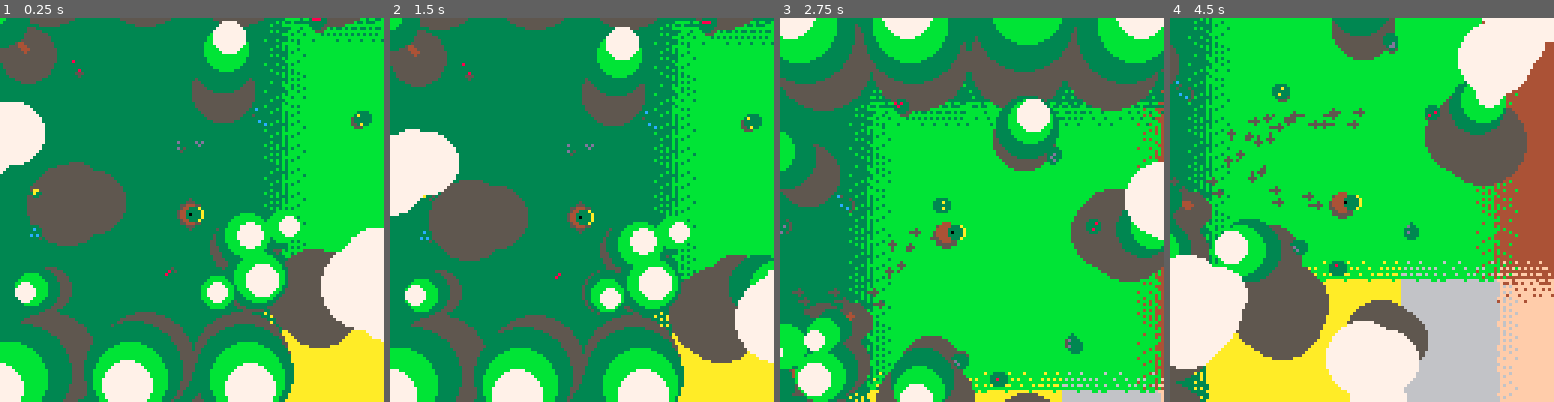
Above: before the commit, frames 1-4 (left to right).
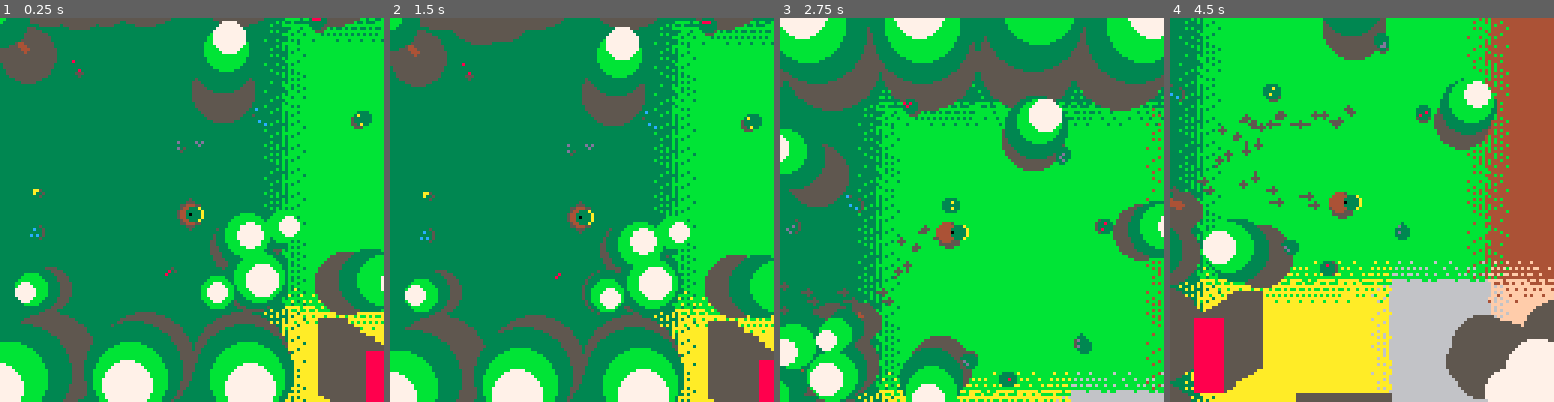
Above: after the commit, the same moments.

Repository: seleb/DuckDuckOnTheLoose
Game: PICO-8 cartridge forest.p8
Two runs of this game, one before a commit and one after it. Both use one fixed random seed, a clock stepped at 60 frames per second and the inputs below.
Inputs:
- Up to frame 1 (0.25 s): no input
- Up to frame 2 (1.5 s): no input
- Up to frame 3 (2.75 s): hold Right 1.6-2.1 s; hold Up 2.15-2.42 s; hold Right from 2.47 s (still down)
- Up to frame 4 (4.5 s): release Right at 3.03 s; hold Left 3.08-3.58 s; hold Down 3.63-3.97 s; hold Right from 4.02 s (still down)

The runs differ from the first frame. In frame 1, 15% of the frame differs, in the area x 0-100%, y 0-100%; in frame 2, 14%; in frame 3, 27%; in frame 4, 40%.

Commit message:
buildings + map update
-buildings generated on yellow cells
-buildings occassionaly generated on plain cells (only if no bushes or
trees)
-"city" portion of map fleshed out with buildings, more roads, and a
couple parks
-lake deep water changed to island, surrounding terrain populated a bit

Diff:
--- a/forest.p8
+++ b/forest.p8
@@ -69,6 +69,7 @@
  b.bush_props = bush_props
  b.footprints=footprints[1]
  b.foot_sfx=footprints[2]
+ b.building_freq=0
 
  biomes[colour]=b
 end
@@ -109,6 +110,10 @@
  add_biome(11,{0.1,0.3},{0.5,0.8,{8,12,13,10}},true,{true,0})
  add_biome(15,{0,0.2},{0.2,0.2,{11,13}},true,{true,3})
 
+ add_biome(10,{0,0},{0,0,{}},true,{true,3})
+ biomes[10].building_freq=0.8
+ biomes[15].building_freq=0.01
+
  trees={}
  trees.height_range={10,25}
  trees.girth_range={6,12}
@@ -129,6 +134,12 @@
  bushes.count_range={10,30}
  bushes.radius_range={1,2.5}
  bushes.cluster_range={2,4}
+
+ buildings={}
+ buildings.height_range={10,30}
+ buildings.w_range={3,min(cells.w,cells.h)-16}
+ buildings.h_range={3,min(cells.w,cells.h)-16}
+ buildings.colours={8,9,6}
 
  --player
  p={}
@@ -322,6 +333,22 @@
    end
   end
 
+  -- buildings
+  if
+   #c.bushes + #c.trees == 0 and
+   rnd() < c.biome.building_freq
+  then
+   c.building={}
+   c.building.size={
+    range(buildings.w_range),
+    range(buildings.h_range)
+   }
+   c.building.p={cells.w/2,cells.h/2}
+   c.building.height=range(buildings.height_range)
+   c.building.s=v_sub(c.building.p,p.p)
+   c.building.c=buildings.colours[flr(rnd(16))%#buildings.colours+1]
+  end
+
  end
 
  end
@@ -389,10 +416,12 @@
  end
 
 
+ blobs={}
+
  update_trees()
  update_clouds()
  update_bushes()
-
+ update_buildings()
  update_collision()
 
 
@@ -478,7 +507,6 @@
 end
 
 function update_trees()
- blobs={}
 
  for x=0,cells.fill_x do
  for y=0,cells.fill_y do
@@ -560,6 +588,27 @@
  end
 end
 
+
+function update_buildings()
+ for x=0,cells.fill_x do
+ for y=0,cells.fill_y do
+
+ local b=cells.a[x][y].building
+
+ if b then
+  local cellp = {
+   cam.p[1]%cells.w-x*cells.w,
+   cam.p[2]%cells.h-y*cells.h
+  }
+  b.s=v_sub(b.p,v_add(cellp,perspective_offset))
+ end
+
+ end
+ end
+end
+
+
+
 function _draw()
  draw_bg()
 
@@ -575,6 +624,8 @@
  draw_bushes(false)
  draw_player(false)
  draw_trees(false)
+ draw_buildings(true)
+ draw_buildings(false)
  draw_clouds(false)
 
  --draw_debug()
@@ -722,6 +773,37 @@
  end
 end
 
+function draw_buildings(shadows)
+ for x=0,cells.fill_x do
+ for y=0,cells.fill_y do
+
+ local b=cells.a[x][y].building
+
+ if b then
+
+ camera(
+  cam.c[1]-x*cells.w,
+  cam.c[2]-y*cells.h
+ )
+
+ if shadows then
+ color(5)
+ for i=0,b.height-1,3 do
+  local t={b.s[1],b.s[2]}
+  t=v_mul(t,i*height_mult)
+  t=v_add(b.p,t)
+  rectfill(t[1]-b.size[1],t[2]-b.size[2],t[1]+b.size[1],t[2]+b.size[2])
+ end
+ else
+  local s=v_mul(b.s,b.height*height_mult)
+  s=v_add(b.p,s)
+  rectfill(s[1]-b.size[1],s[2]-b.size[2],s[1]+b.size[1],s[2]+b.size[2],b.c)
+ end
+ end
+
+ end
+ end
+end
 
 function draw_clouds(shadows)
  camera(0,0)
Not shown, changed: 40 lines of the sprite sheet (__gfx__) section of forest.p8
